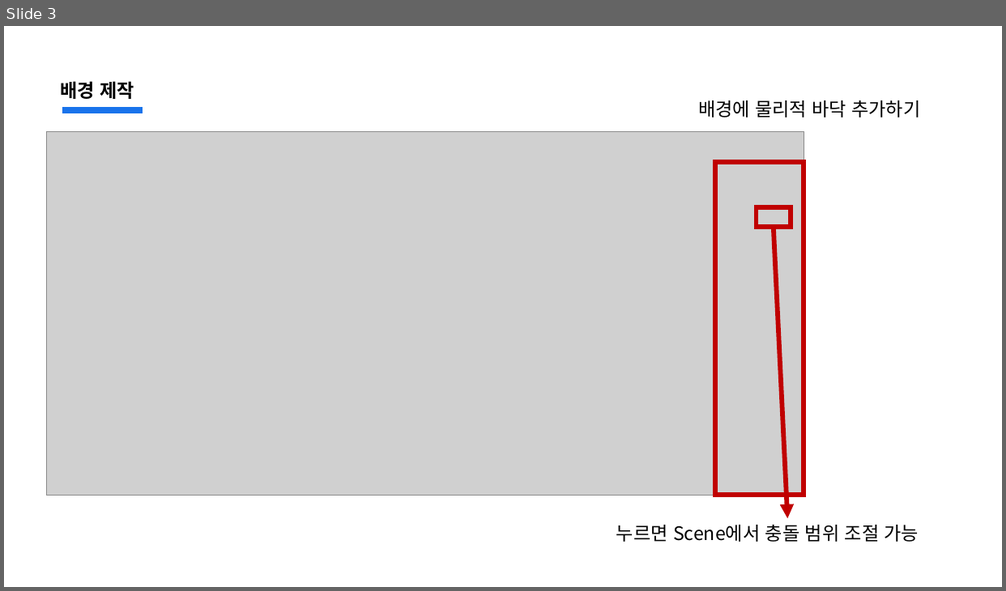
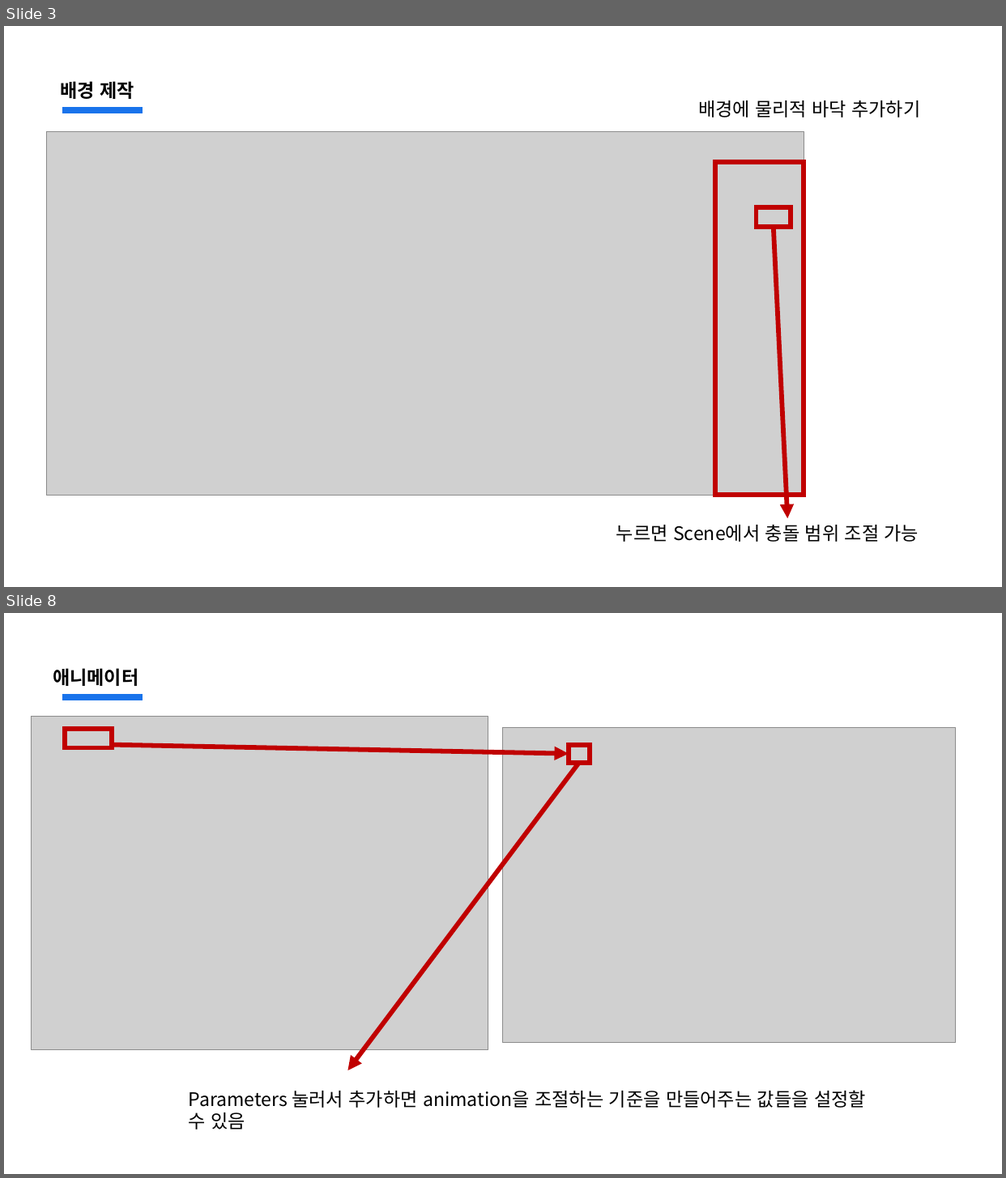
Before and after one commit to jsjin01/MJsec_Unity_Mentoring, a slide deck: MJsec_게임 개발 멘토링/MJsec_3주차.pptx. Shown one above the other, each under a label of ours: slide 3 before the commit, slides 3 and 8 after it; the slides between them are not shown. The pictures are 1006x591 and 1006x1178 pixels, drawn with LibreOffice and Linux fonts; fonts in the diff are those of the drawing; grey boxes stand for pictures. Boxes give left, top, right and bottom in pixels: in the first picture for what was removed or moved away, otherwise in the second. Text is boxed around its words. In the diff, an @@ line names an element or a change of style, - is before the commit and + after.

```diff
--- a/MJsec_게임 개발 멘토링/MJsec_3주차.pptx
+++ b/MJsec_게임 개발 멘토링/MJsec_3주차.pptx
@@ slide 8 added at <box>4,613,1002,1174</box>, background #FFFFFF; not listed: 1 template element that a slide beside it also shows @@
@@ text added at <box>53,668,138,686</box>, 18 pt, text #000000, bold @@
+애니메이터
@@ picture added at <box>31,717,488,1050</box> @@
@@ rectangle added at <box>65,729,111,748</box>, outline #C00000 4.5 pt @@
@@ picture added at <box>503,728,957,1043</box> @@
@@ arrow added from (112, 745) to (569, 754), #C00000 4.5 pt @@
@@ rectangle added at <box>569,745,590,763</box>, outline #C00000 4.5 pt @@
@@ arrow added from (579, 763) to (347, 1071), #C00000 4.5 pt @@
@@ text added at <box>189,1090,866,1130</box>, 18 pt, text #000000 @@
+Parameters 눌러서 추가하면 animation을 조절하는 기준을 만들어주는 값들을 설정할 수 있음
```
Also in this commit, not shown: 1 slide changed, 6 other slides added, 27 other files.
